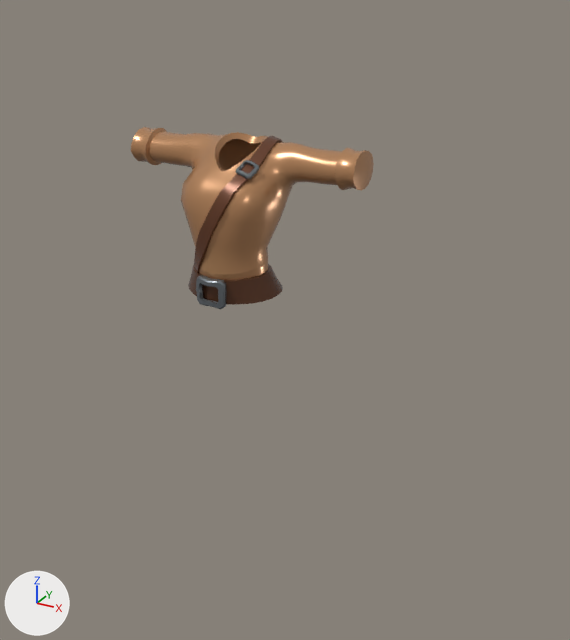
An edit to the glTF model public/avatar/models/base/sm_female_base_body.glb, drawn before and after from the same camera.
The view is the same before and after, from a 50 mm camera at (1.248, -1.966, 2.03) aimed at (0.111, 0.103, 0.995). The axes (+X, +Y, +Z) are drawn at lower left. The lights are the same throughout. The picture after the commit comes second. Where no turn or scale is listed for an object, it has been applied to the vertices.

In view in the first picture: 'SM_Female_Base_Body'.
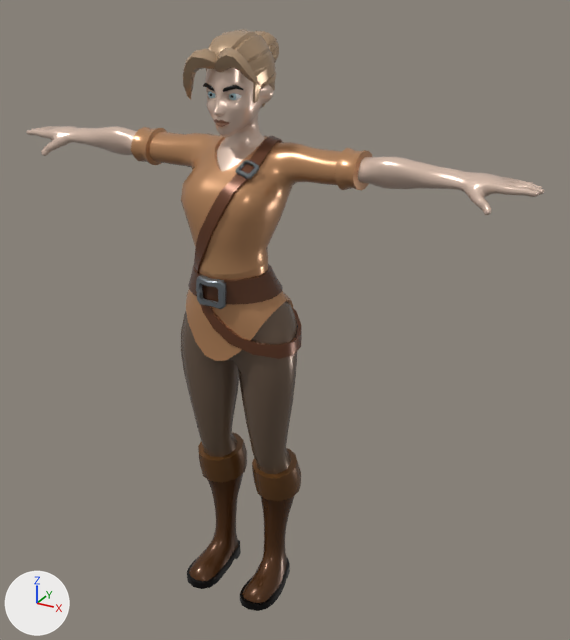
Boxes [x1, y1, x2, y2] around the edits, measured in the pictures (570 x 640 px):
'SM_Female_Base_Legs', now drawn
    after: [181, 290, 302, 474]
'SM_Female_Base_Boots', now drawn
    after: [187, 432, 301, 611]
'SM_Female_Base_Arms', now drawn
    after: [26, 126, 545, 215]
'SM_Female_Body_Face_01', now drawn
    after: [203, 68, 274, 172]
    faces in mat_m_skin: [205, 68, 274, 172]
'SM_Female_Hair_01', now drawn
    after: [183, 29, 279, 108]

What changed in the scene script:
```text
Add mat_m_hair:
    mat_m_hair = bpy.data.materials.new('M_hair')
    # nodes: BsdfPrincipled, Mix, OutputMaterial, VertexColor
    # colours: beige #b89b7c, mixed with the vertex colours
Add mat_m_eye:
    mat_m_eye = bpy.data.materials.new('M_eye')
    # nodes: BsdfPrincipled, Mix, OutputMaterial, VertexColor
    # colours: cyan #b4d5dd, mixed with the vertex colours
Add mat_m_skin:
    mat_m_skin = bpy.data.materials.new('M_skin')
    # nodes: BsdfPrincipled, Mix, OutputMaterial, VertexColor
    # colours: beige #e5c9b7, mixed with the vertex colours
Add me_sm_female_hair_01:
    me_sm_female_hair_01.from_pydata(...)  # 523 vertices, 996 faces; spans x -0.00119..0.00107, y -0.00117..0.00202, z 0.01657..0.01886
    me_sm_female_hair_01.materials.append(mat_m_hair)
Add me_sm_female_body_face_01:
    me_sm_female_body_face_01.from_pydata(...)  # 1054 vertices, 2006 faces; spans x -0.00106..0.00106, y -0.00101..0.00134, z 0.01479..0.01857
    # faces by material slot: [1302, 352, 288, 64]
    me_sm_female_body_face_01.materials.append(mat_m_skin)
    me_sm_female_body_face_01.materials.append(mat_m_texture)
    me_sm_female_body_face_01.materials.append(mat_m_hair)
    me_sm_female_body_face_01.materials.append(mat_m_eye)
Add me_sm_female_base_legs:
    me_sm_female_base_legs.from_pydata(...)  # 602 vertices, 1156 faces; spans x -0.00206..0.00212, y -0.00148..0.00142, z 0.00453..0.0117
    me_sm_female_base_legs.materials.append(mat_m_texture)
Add me_sm_female_base_boots:
    me_sm_female_base_boots.from_pydata(...)  # 452 vertices, 896 faces; spans x -0.00198..0.00198, y -0.00171..0.00131, z 0.0..0.00502
    me_sm_female_base_boots.materials.append(mat_m_texture)
Add me_sm_female_base_arms:
    me_sm_female_base_arms.from_pydata(...)  # 1244 vertices, 2452 faces; spans x -0.0088..0.0088, y -0.0002..0.0013, z 0.0146..0.0157
    me_sm_female_base_arms.materials.append(mat_m_skin)
Change ob_sm_female_base_arms:
    ob_sm_female_base_arms: bpy.data.objects.new('SM_Female_Base_Arms', None) -> bpy.data.objects.new('SM_Female_Base_Arms', me_sm_female_base_arms)
Change ob_sm_female_base_boots:
    ob_sm_female_base_boots: bpy.data.objects.new('SM_Female_Base_Boots', None) -> bpy.data.objects.new('SM_Female_Base_Boots', me_sm_female_base_boots)
Change ob_sm_female_base_legs:
    ob_sm_female_base_legs: bpy.data.objects.new('SM_Female_Base_Legs', None) -> bpy.data.objects.new('SM_Female_Base_Legs', me_sm_female_base_legs)
Change ob_sm_female_body_face_01:
    ob_sm_female_body_face_01: bpy.data.objects.new('SM_Female_Body_Face_01', None) -> bpy.data.objects.new('SM_Female_Body_Face_01', me_sm_female_body_face_01)
Change ob_sm_female_hair_01:
    ob_sm_female_hair_01: bpy.data.objects.new('SM_Female_Hair_01', None) -> bpy.data.objects.new('SM_Female_Hair_01', me_sm_female_hair_01)
```
